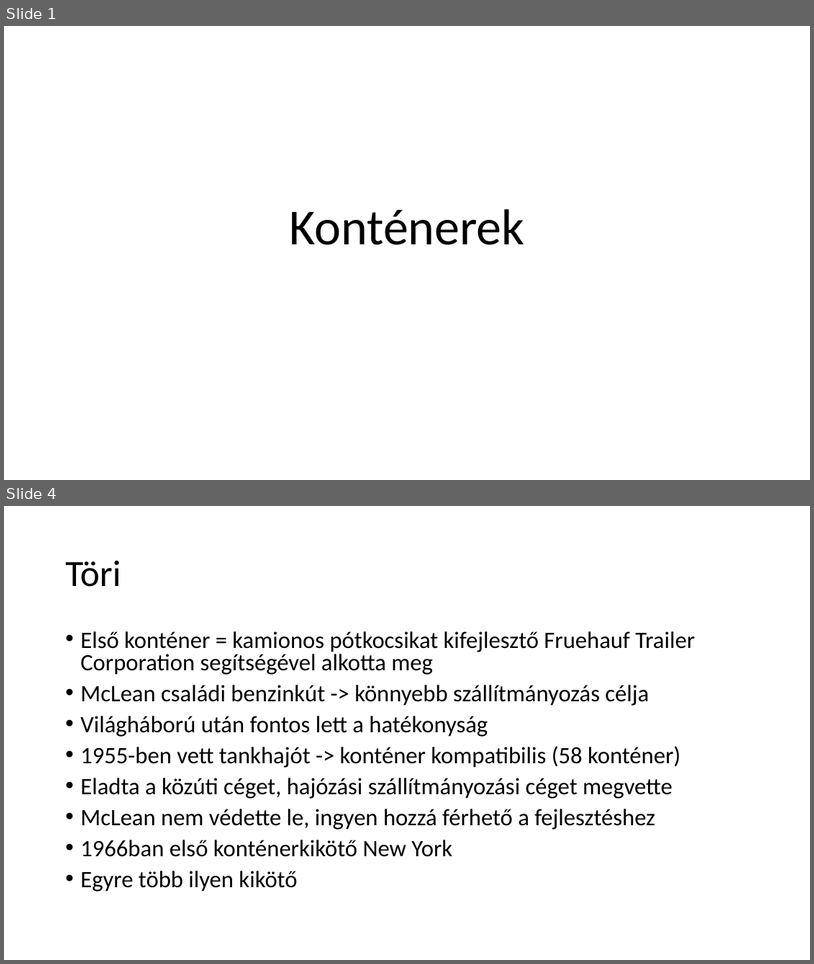
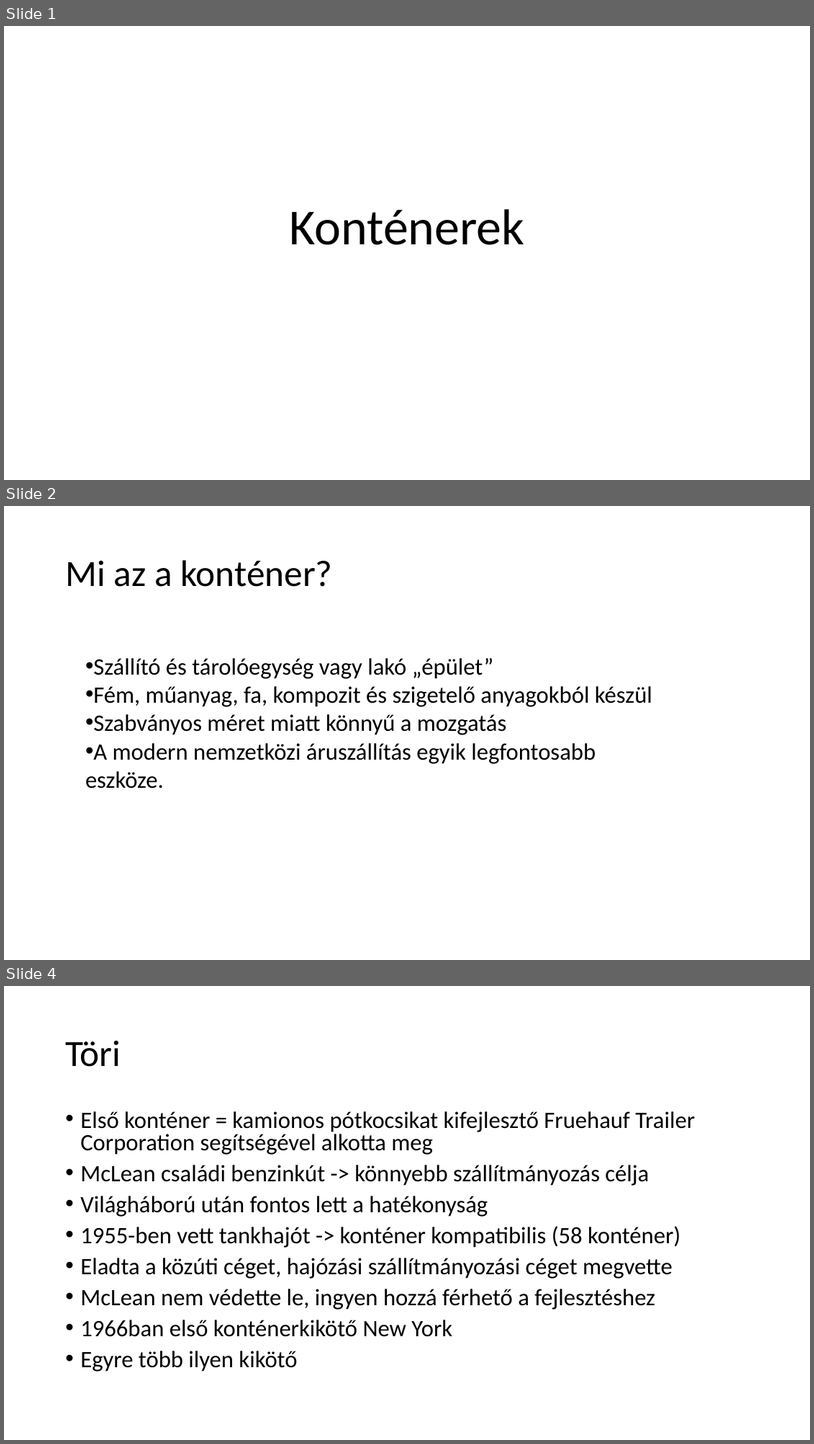
Before and after one commit to MimitheEmili/Kont-ner-Project, a slide deck: Konténerek.pptx. Shown one above the other, each under a label of ours: slides 1 and 4 before the commit, slides 1, 2 and 4 after it; the slides between them are not shown. The pictures are 814x964 and 814x1444 pixels, drawn with LibreOffice and Linux fonts; fonts in the diff are those of the drawing. Boxes give left, top, right and bottom in pixels: in the first picture for what was removed or moved away, otherwise in the second. Text is boxed around its words. In the diff, an @@ line names an element or a change of style, - is before the commit and + after.

```diff
--- a/Konténerek.pptx
+++ b/Konténerek.pptx
@@ slide 2 added at [4,506,810,960], background #FFFFFF @@
@@ title added at [65,560,332,587], 44 pt, text #000000 @@
+Mi az a konténer?
@@ text added at [85,658,653,788], 28 pt, text #000000 @@
+• Szállító és tárolóegység vagy lakó „épület”
+• Fém, műanyag, fa, kompozit és szigetelő anyagokból készül
+• Szabványos méret miatt könnyű a mozgatás
+• A modern nemzetközi áruszállítás egyik legfontosabb eszköze.
```
Also in this commit, not shown: 3 slides changed, 4 other slides added, 4 slides removed.
